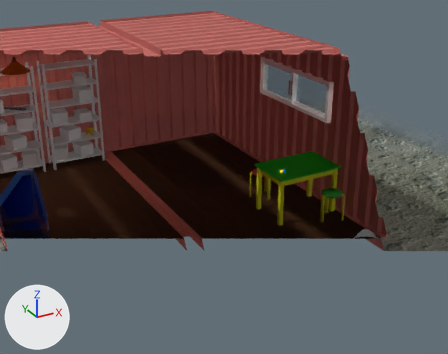
Before and after pictures for a commit that changed the Blender file environment/shipping-container_room/shipping-container_room_V32_toys.blend.
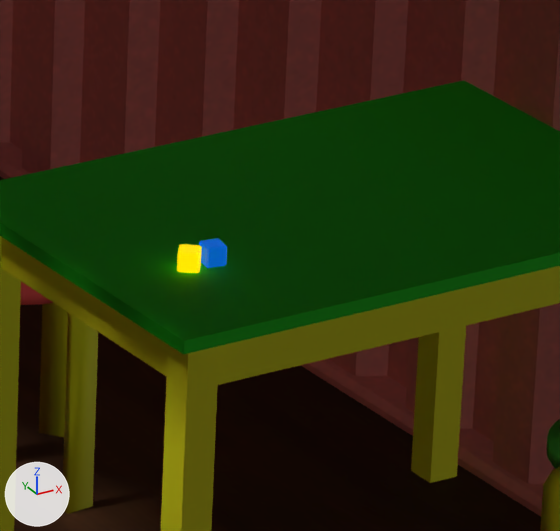
Each version is shown whole from a camera (50 mm lens) standing at (-3.58, -8.63, 4.65) and looking at (0.85, -0.57, 0.62), then close up on the part from 58% to 72% of the width and 40% to 57% of the height. The lights are fixed; the arrows at lower left show +X, +Y and +Z. The last two pictures show the newer version. Everything nearer to the camera than a plane just in front of the edit is cut away.

The older version as bpy lines, for what is in view:
```python
me_cube_006 = bpy.data.meshes.new('Cube.006')
me_cube_006.from_pydata(...)  # 8 vertices, 6 faces; spans x -0.0281..0.0281, y -0.0281..0.0281, z -0.045..-0.005
me_cube_006.materials.append(mat_blue)
ob_cube_blue = bpy.data.objects.new('Cube.Blue', me_cube_006)
ob_cube_blue.location = (1.575, -1.207, 0.845)
ob_cube_blue.rotation_euler = (0.0, 0.0, 0.49)  # degrees (0, 0, 28)
_m = ob_cube_blue.modifiers.new('Bevel', 'BEVEL')
_m.width = 0.00292
_m.width_pct = 0.00292
ob_tabouret_green = bpy.data.objects.new('Tabouret.Green', None)
ob_tabouret_green.location = (2.245, -1.603, 0.0)
ob_tabouret_green.rotation_euler = (0.0, 0.0, -0.873)  # degrees (0, 0, -50)
ob_tabouret_green.instance_type = 'COLLECTION'
ob_tabouret_green.instance_collection = col_tabouret_green
ob_tabouret_red = bpy.data.objects.new('Tabouret.Red', None)
ob_tabouret_red.location = (1.72, -0.35, 0.0)
ob_tabouret_red.rotation_euler = (0.0, 0.0, 0.611)  # degrees (0, 0, 35)
ob_tabouret_red.instance_type = 'COLLECTION'
ob_tabouret_red.instance_collection = col_tabouret_red
# also in view: 'wall.005' at (2.57, 0.0, 1.28); 'Table' at (1.92, -1.08, 0.4); 'frame' at (0.0, 0.0, 1.24); 'floor' at (0.0, 0.0, 0.0)
```
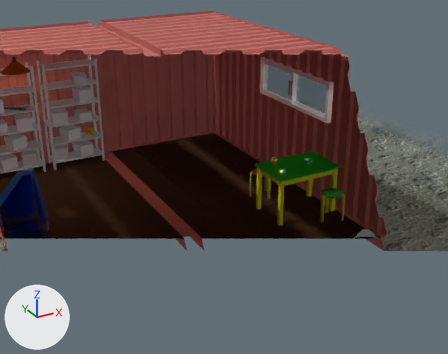
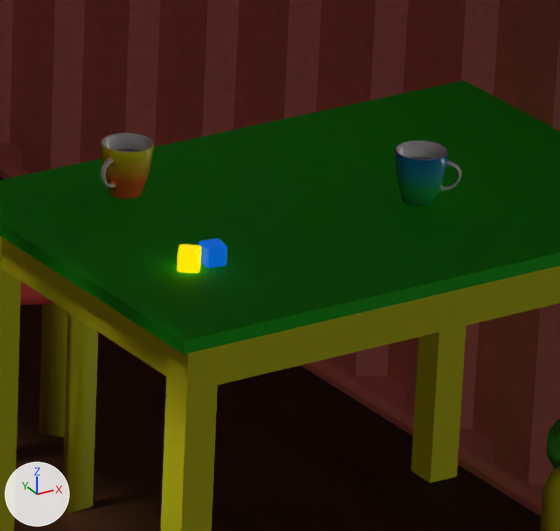
Commit message: added cups to container room

The change, as a list of edits to the scene's bpy script:
```text
Add img_cup_red_png:
    img_cup_red_png = load_image('Cup_Red.png', '../../furniture/cup/tex/Cup_Red.png', 128, 128, 'sRGB')
Add img_cup_green_png:
    img_cup_green_png = load_image('Cup_Green.png', '../../furniture/cup/tex/Cup_Green.png', 128, 128, 'sRGB')
Add mat_tea:
    mat_tea = principled_material('Tea')
    mat_tea.base_color = (0.0739, 0.0262, 0.0)  # brown #4d2d00
    mat_tea.roughness = 0.025
    mat_tea.alpha = 0.8
Add mat_cup_red_tex:
    mat_cup_red_tex = bpy.data.materials.new('Cup.Red.Tex')
    # uses the picture img_cup_red_png
Add mat_cup_green_tex:
    mat_cup_green_tex = bpy.data.materials.new('Cup.Green.Tex')
    # uses the picture img_cup_green_png
Add me_beziercurve_008:
    me_beziercurve_008.from_pydata(...)  # 153 vertices, 171 faces; spans x -0.1..0.0, y -0.05..0.0814, z -0.05..0.05
    # faces by material slot: [170, 1]
    me_beziercurve_008.materials.append(mat_cup_red_tex)
    me_beziercurve_008.materials.append(mat_tea)  # brown #4d2d00
Add me_beziercurve_009:
    me_beziercurve_009.from_pydata(...)  # 153 vertices, 171 faces; spans x -0.1..0.0, y -0.05..0.0814, z -0.05..0.05
    # faces by material slot: [170, 1]
    me_beziercurve_009.materials.append(mat_cup_green_tex)
    me_beziercurve_009.materials.append(mat_tea)  # brown #4d2d00
Add col_cup_red:
    col_cup_red = bpy.data.collections.new('Cup.Red')
    col_cup_red.objects.link(ob_cup_red_001)
Add col_cup_green:
    col_cup_green = bpy.data.collections.new('Cup.Green')
    col_cup_green.objects.link(ob_cup_green_001)
Add ob_cup_red:
    ob_cup_red = bpy.data.objects.new('Cup.Red', None)
    ob_cup_red.location = (1.62, -0.855, 0.8)
    ob_cup_red.rotation_euler = (0.0, 0.0, 1.92)  # degrees (0, 0, 110)
    ob_cup_red.instance_type = 'COLLECTION'
    ob_cup_red.instance_collection = col_cup_red
Add ob_cup_red_001:
    ob_cup_red_001 = bpy.data.objects.new('Cup.Red.001', me_beziercurve_008)
    ob_cup_red_001.location = (0.0, 0.0, 0.0)
    ob_cup_red_001.rotation_euler = (0.0, 1.571, 0.0)  # degrees (0, 90, 0)
    _m = ob_cup_red_001.modifiers.new('Subdivision', 'SUBSURF')
    _m.levels = 2
Add ob_cup_green:
    ob_cup_green = bpy.data.objects.new('Cup.Green', None)
    ob_cup_green.location = (2.07, -1.145, 0.8)
    ob_cup_green.rotation_euler = (0.0, 0.0, -2.356)  # degrees (0, 0, -135)
    ob_cup_green.instance_type = 'COLLECTION'
    ob_cup_green.instance_collection = col_cup_green
Add ob_cup_green_001:
    ob_cup_green_001 = bpy.data.objects.new('Cup.Green.001', me_beziercurve_009)
    ob_cup_green_001.location = (0.0, 0.0, 0.0)
    ob_cup_green_001.rotation_euler = (0.0, 1.571, 0.0)  # degrees (0, 90, 0)
    _m = ob_cup_green_001.modifiers.new('Subdivision', 'SUBSURF')
    _m.levels = 2
```

Boxes (x1, y1, x2, y2) around the edits, measured in the close-ups (560 x 531 px):
'Cup.Green', added
    after: (395, 140, 462, 207)
'Cup.Red', added
    after: (100, 133, 154, 199)
